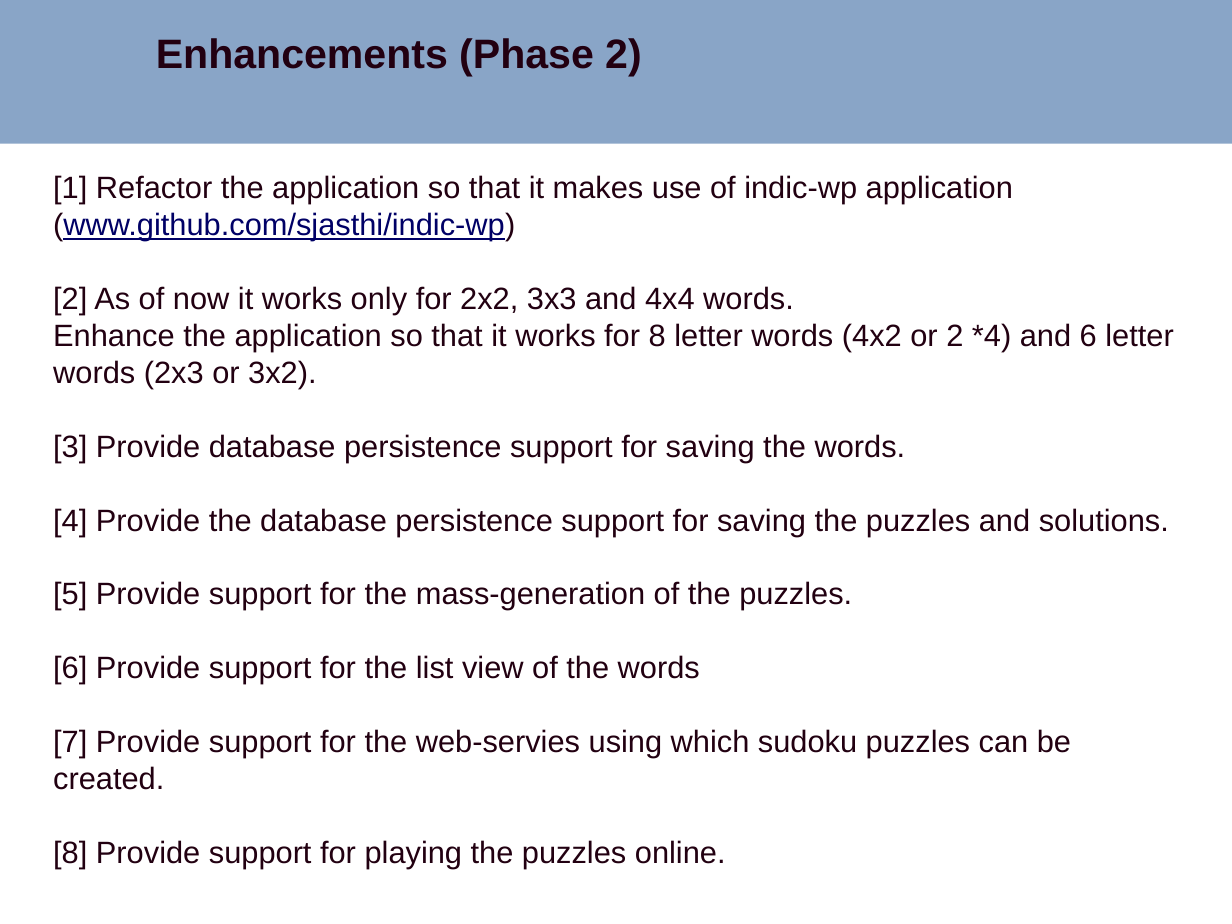
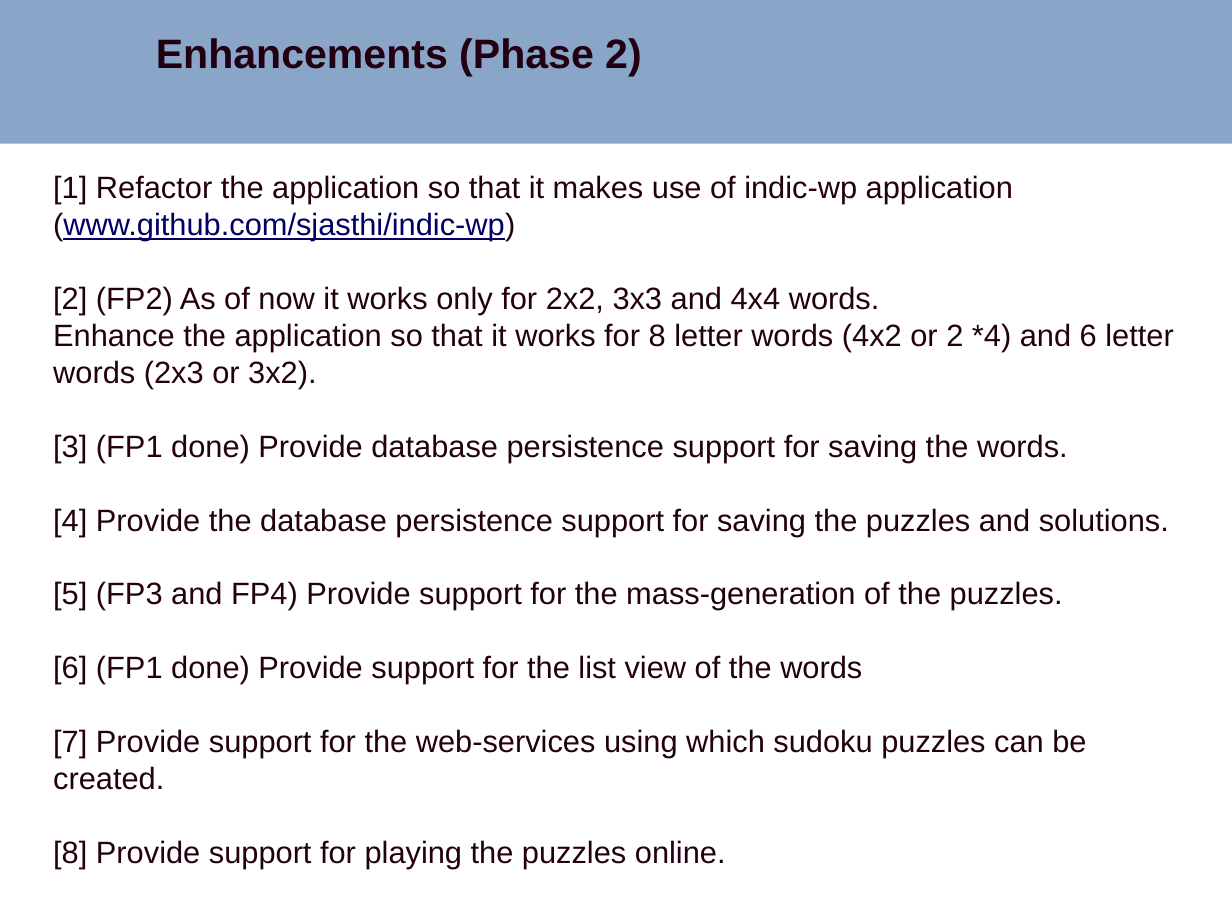
Before and after one commit to sjasthi/wordoku, a slide deck: slide 3 of docs/wordoku_enhancements.pptx. Drawn at 1232x924 pixels with LibreOffice and Linux fonts; fonts in the diff are those of the drawing; background and template pictures are left out. Boxes give left, top, right and bottom in pixels: in the first picture for what was removed or moved away, otherwise in the second. Text is boxed around its words. In the diff, an @@ line names an element or a change of style, - is before the commit and + after.

```diff
--- a/docs/wordoku_enhancements.pptx
+++ b/docs/wordoku_enhancements.pptx
@@ text at (x1=53, y1=286, x2=880, y2=314): text changed @@
-[2] As of now it works only for 2x2, 3x3 and 4x4 words.
+[2] (FP2) As of now it works only for 2x2, 3x3 and 4x4 words.
@@ text at (x1=53, y1=434, x2=1068, y2=462): text changed @@
-[3] Provide database persistence support for saving the words.
+[3] (FP1 done) Provide database persistence support for saving the words.
@@ text at (x1=53, y1=581, x2=1086, y2=790): text changed @@
-[5] Provide support for the mass-generation of the puzzles.
-[6] Provide support for the list view of the words
-[7] Provide support for the web-servies using which sudoku puzzles can be created.
+[5] (FP3 and FP4) Provide support for the mass-generation of the puzzles.
+[6] (FP1 done) Provide support for the list view of the words
+[7] Provide support for the web-services using which sudoku puzzles can be created.
```
Also in this commit, not shown: 9 slides added.
